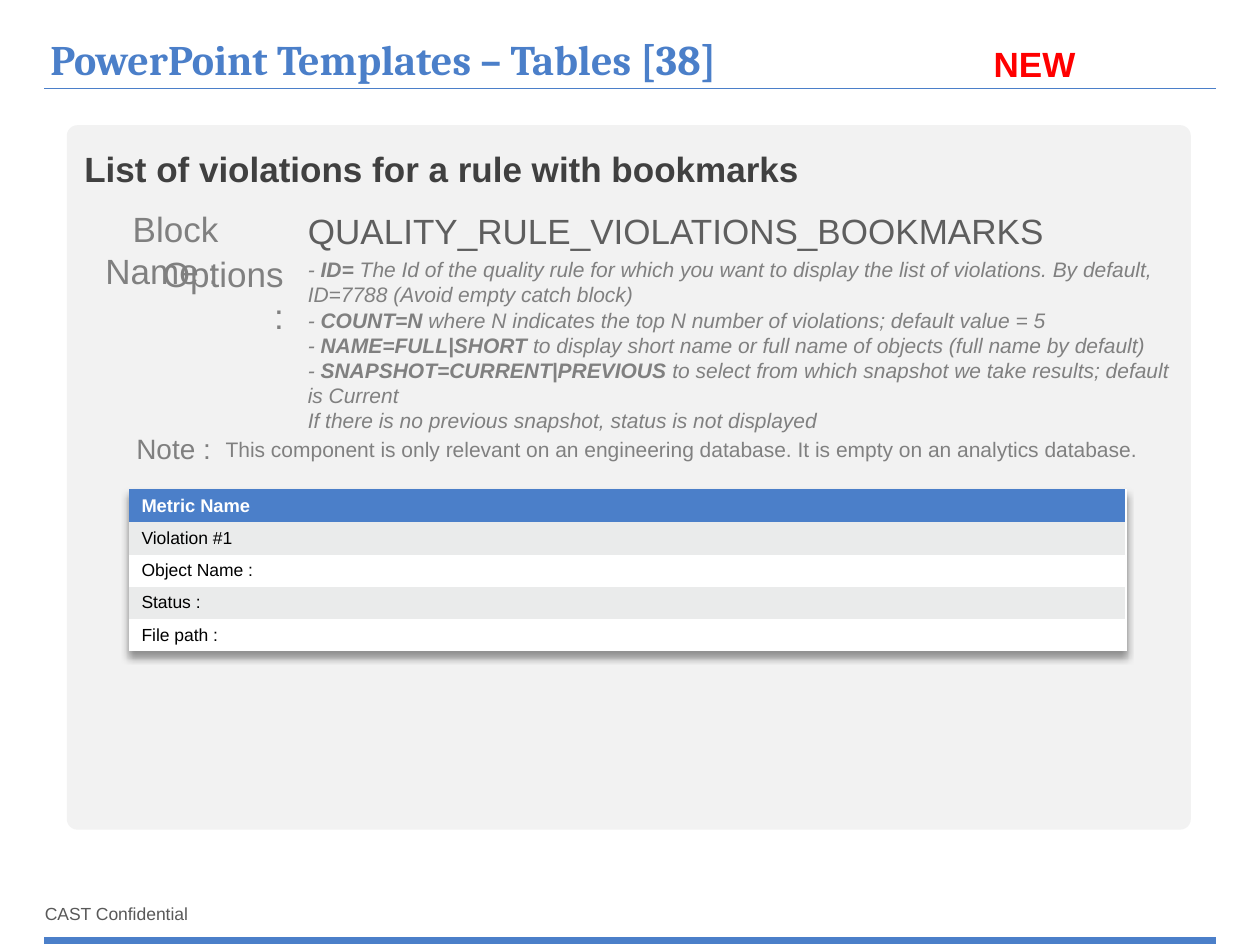
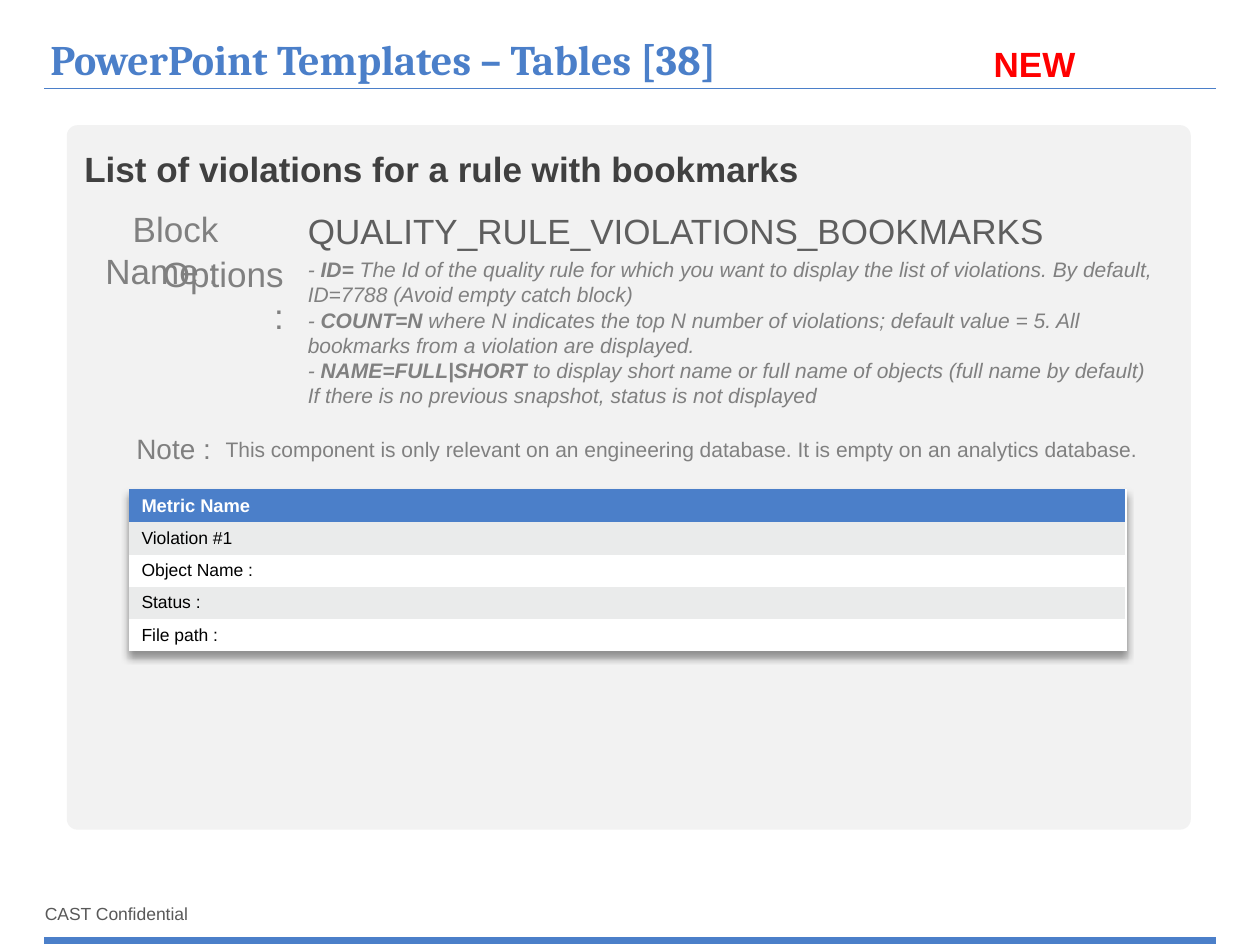
Before and after one commit to CAST-projects/ReportGenerator, a slide deck: slide 69 of CastReporting.Reporting/TemplatesFiles/1- Powerpoint-components-library.pptx. Drawn at 1260x945 pixels with LibreOffice and Linux fonts; fonts in the diff are those of the drawing; background and template pictures are left out. Boxes give left, top, right and bottom in pixels: in the first picture for what was removed or moved away, otherwise in the second. Text is boxed around its words. In the diff, an @@ line names an element or a change of style, - is before the commit and + after.

Commit message:
REPORTGEN-353 : remove unuseful option REPORTGEN-354 : add new component LIST_RULES_VIOLATIONS_BOOKMARKS

```diff
--- a/CastReporting.Reporting/TemplatesFiles/1- Powerpoint-components-library.pptx
+++ b/CastReporting.Reporting/TemplatesFiles/1- Powerpoint-components-library.pptx
@@ text at (x1=308, y1=262, x2=1152, y2=357): text changed @@
-- ID= The Id of the quality rule for which you want to display the list of violations. By default, ID=7788 (Avoid empty catch block)
-- COUNT=N where N indicates the top N number of violations; default value = 5
+- ID= The Id of the quality rule for which you want to display the list of violations. By default, ID=7788 (Avoid empty catch block)
+- COUNT=N where N indicates the top N number of violations; default value = 5. All bookmarks from a violation are displayed.
@@ text at (x1=308, y1=363, x2=1169, y2=403): paragraph removed @@
-- SNAPSHOT=CURRENT|PREVIOUS to select from which snapshot we take results; default is Current
```
Also in this commit, not shown: 22 other files.
